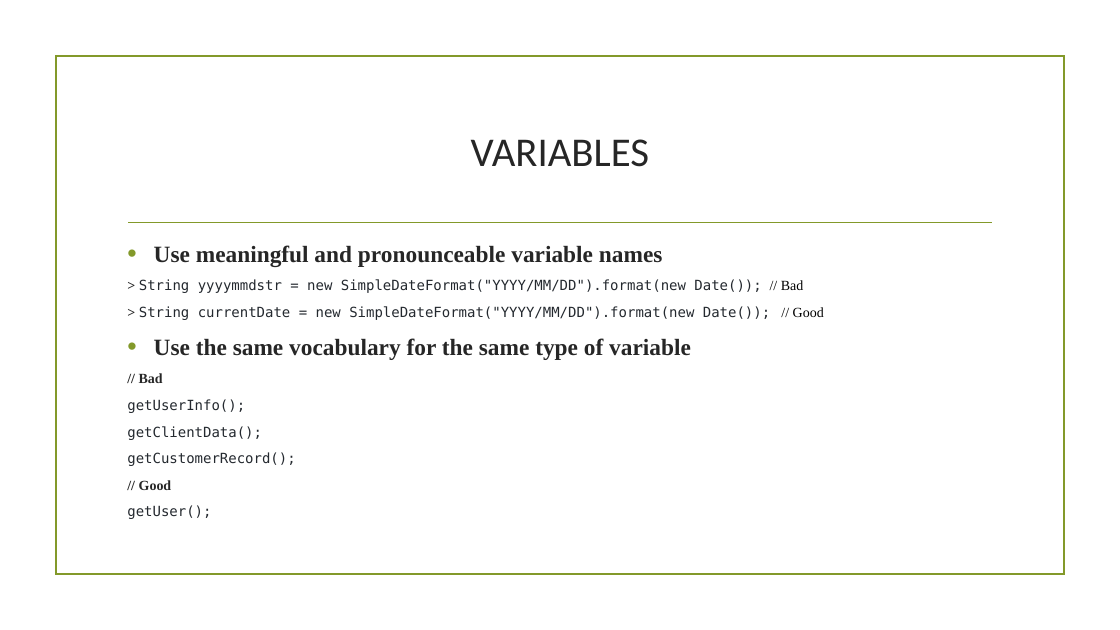
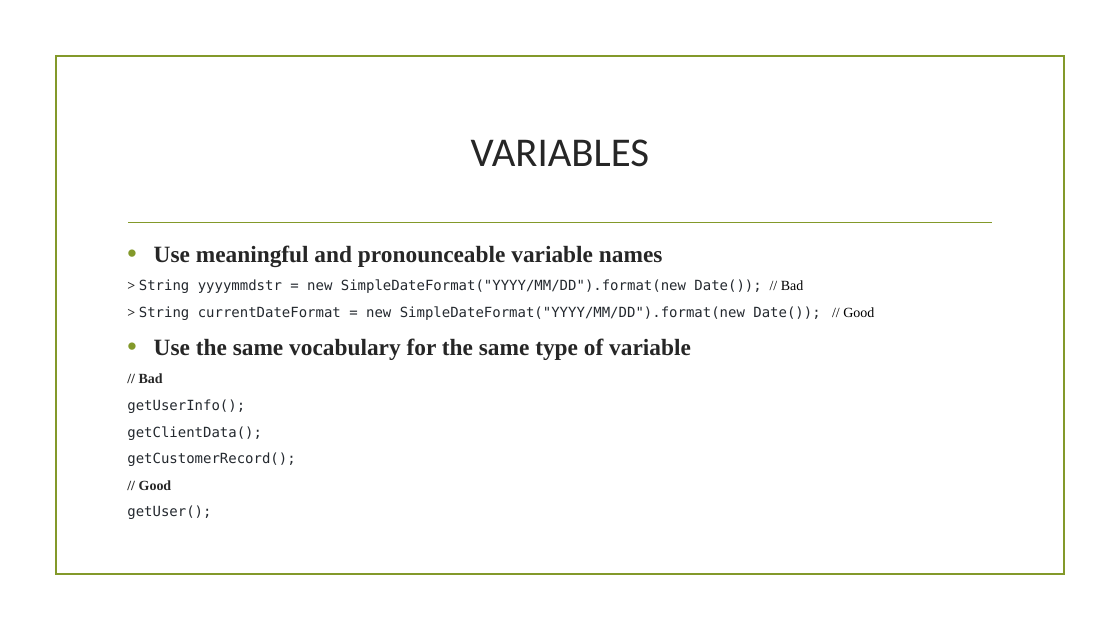
Before and after one commit to ramazansakin/patika-getir-bootcamp-slides, a slide deck: slide 33 of Week1.pptx. Drawn at 1120x630 pixels with LibreOffice and Linux fonts; fonts in the diff are those of the drawing; background and template pictures are left out. Boxes give left, top, right and bottom in pixels: in the first picture for what was removed or moved away, otherwise in the second. Text is boxed around its words. In the diff, an @@ line names an element or a change of style, - is before the commit and + after.

```diff
--- a/Week1.pptx
+++ b/Week1.pptx
@@ text at <box>139,306,874,320</box>: text changed @@
-> String currentDate = new SimpleDateFormat("YYYY/MM/DD").format(new Date()); // Good
+> String currentDateFormat = new SimpleDateFormat("YYYY/MM/DD").format(new Date()); // Good
```
Also in this commit, not shown: 4 other slides changed, 1 other file.
